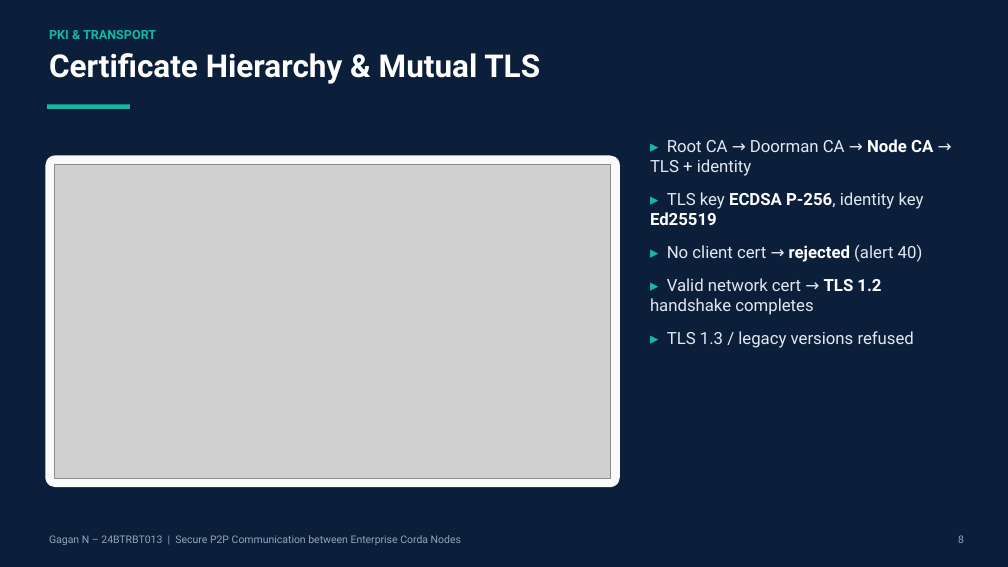
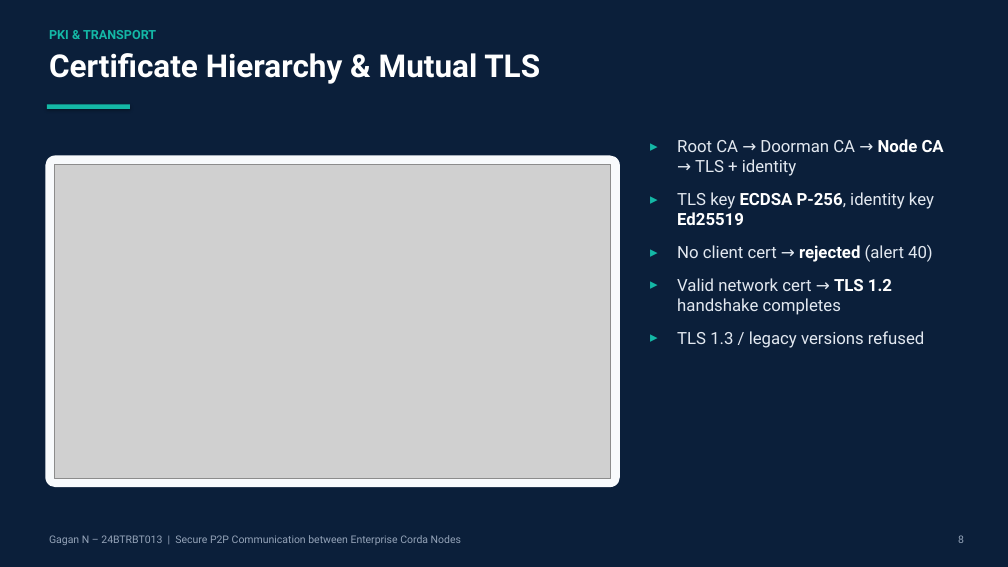
Before and after one commit to Momo-1628/secure-p2p-corda-nodes, a slide deck: slide 8 of ppt/Topic12_Secure_P2P_Corda_24BTRBT013.pptx. Drawn at 1008x567 pixels with LibreOffice and Linux fonts; fonts in the diff are those of the drawing; grey boxes stand for pictures. Boxes give left, top, right and bottom in pixels: in the first picture for what was removed or moved away, otherwise in the second. Text is boxed around its words. In the diff, an @@ line names an element or a change of style, - is before the commit and + after.

```diff
--- a/ppt/Topic12_Secure_P2P_Corda_24BTRBT013.pptx
+++ b/ppt/Topic12_Secure_P2P_Corda_24BTRBT013.pptx
@@ text at (x1=677, y1=139, x2=944, y2=348): text changed @@
-▸ Root CA → Doorman CA → Node CA → TLS + identity
-▸ TLS key ECDSA P-256, identity key Ed25519
-▸ No client cert → rejected (alert 40)
-▸ Valid network cert → TLS 1.2 handshake completes
-▸ TLS 1.3 / legacy versions refused
+▸ Root CA → Doorman CA → Node CA → TLS + identity
+▸ TLS key ECDSA P-256, identity key Ed25519
+▸ No client cert → rejected (alert 40)
+▸ Valid network cert → TLS 1.2 handshake completes
+▸ TLS 1.3 / legacy versions refused
```
Also in this commit, not shown: 15 other slides changed, 2 other files.
